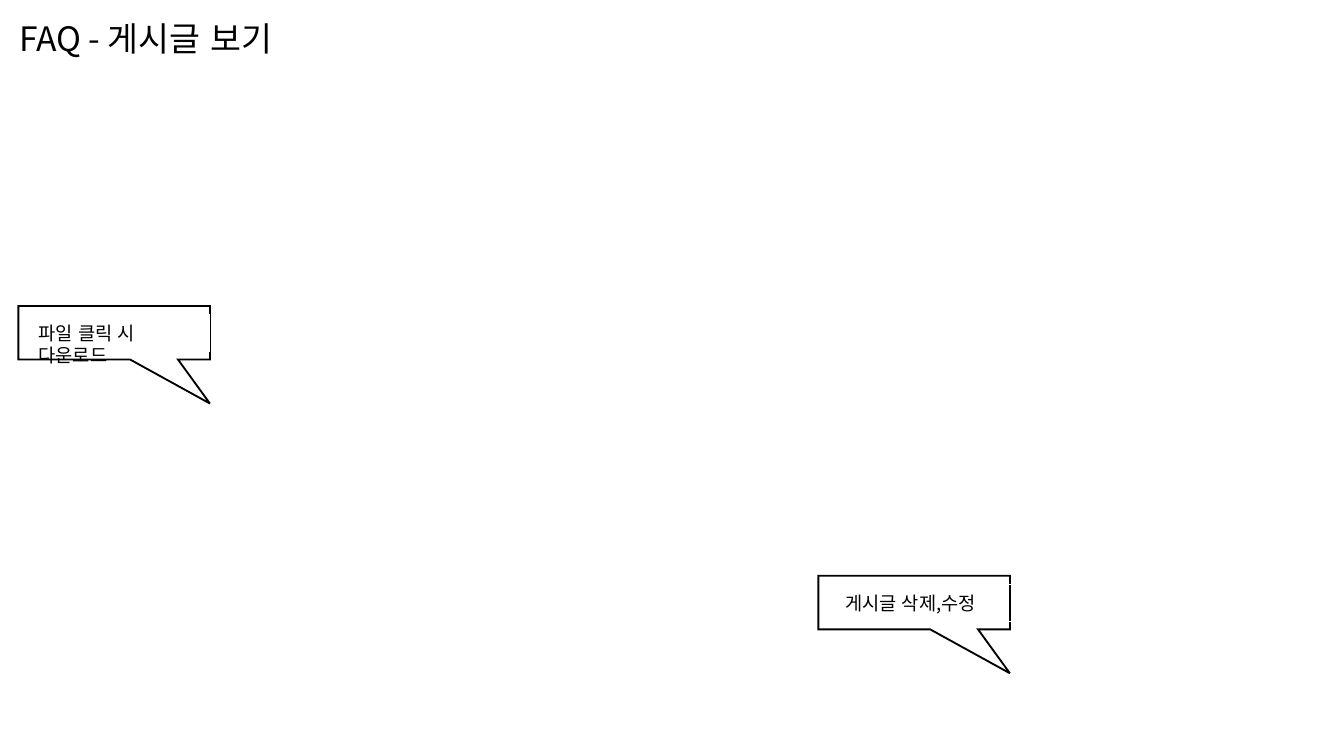
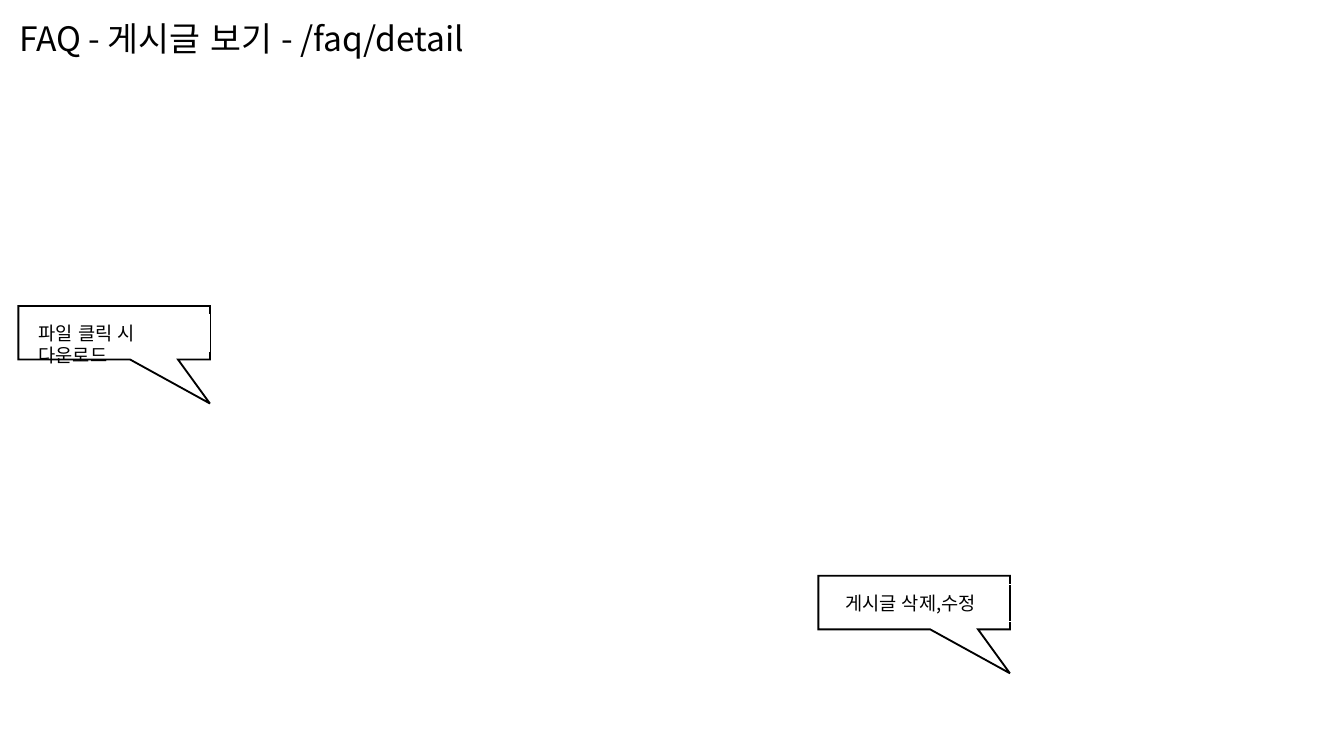
Before and after one commit to sksskdf/Spring_Projects-Java, a slide deck: slide 15 of demo/스마트 휴먼케어.pptx (slide 9 before the commit). Drawn at 1344x756 pixels with LibreOffice and Linux fonts; fonts in the diff are those of the drawing; background and template pictures are left out. Boxes give left, top, right and bottom in pixels: in the first picture for what was removed or moved away, otherwise in the second. Text is boxed around its words. In the diff, an @@ line names an element or a change of style, - is before the commit and + after.

```diff
--- a/demo/스마트 휴먼케어.pptx
+++ b/demo/스마트 휴먼케어.pptx
@@ rectangle "FAQ - 게시글 보기 - ...": place and size @@
-rectangle "FAQ - 게시글 보기 - ..." at (5,12,286,66)
+rectangle "FAQ - 게시글 보기 - ..." at (5,12,516,66)
@@ text in rectangle at (19,23,465,59): text changed @@
-FAQ - 게시글 보기
+FAQ - 게시글 보기 - /faq/detail
```
Also in this commit, not shown: 5 other slides changed, 9 slides added, 3 other files.
